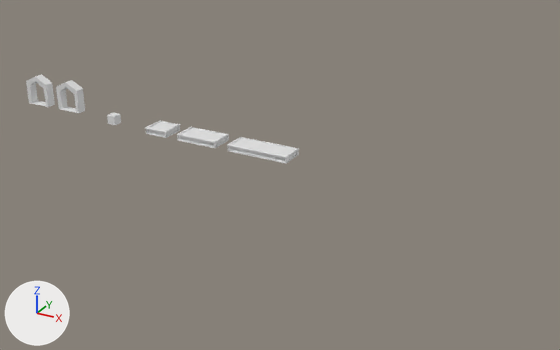
The Blender file Assets/ApiXizuki/Platforms.blend as it was, and as the next commit left it.
One viewpoint serves both versions: a 50 mm lens placed at (107.7, -121.6, 56.2), pointed at (44.6, -6.9, -1.2). Arrows for +X, +Y and +Z are at lower left; the lights stay in place.
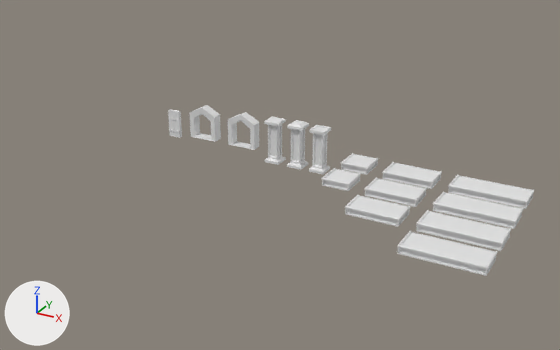
Changed parts and their boxes [x1, y1, x2, y2] in the pictures (560 x 350 px):
'Cube.002', moved
    before: [227, 137, 299, 163]
    after: [448, 175, 534, 209]
'Cube.014', added
    after: [397, 231, 498, 276]
'Cube.010', added
    after: [416, 210, 511, 251]
'Cube.008', added
    after: [433, 191, 524, 229]
'Cube.001', moved
    before: [177, 126, 229, 148]
    after: [382, 162, 442, 189]
'Cube.003', moved
    before: [56, 80, 85, 113]
    after: [227, 112, 259, 150]
'Cube.004', moved
    before: [26, 74, 55, 107]
    after: [189, 105, 221, 142]
'Cube.012', added
    after: [345, 195, 411, 227]
'Cube.011', added
    after: [364, 177, 427, 207]
'Cube', moved
    before: [145, 120, 181, 138]
    after: [341, 153, 378, 175]
'Cube.005', reshaped, moved (53% wider, 292% taller)
    before: [107, 113, 121, 125]
    after: [287, 120, 309, 170]
'Cube.006', added
    after: [309, 125, 331, 174]
'Cube.007', added
    after: [264, 117, 286, 165]
'Cube.013', added
    after: [321, 168, 361, 191]
'Cube.009', added
    after: [168, 109, 182, 138]

The change, as a list of edits to the scene's bpy script:
```text
Change me_cube_001:
    remove me_cube_001.from_pydata(...)  # 8 vertices, 6 faces; spans x -1.0..1.0, y -1.0..1.0, z -1.0..1.0
    add me_cube_001.from_pydata(...)  # 60 vertices, 58 faces; spans x -1.5..1.5, y -1.5..1.5, z -1.8..7.01
    me_cube_001 part 1
    4 vertices are removed from x -1.0..1.0, y -1.0..1.0, z 1.0
    6 faces are deleted
    32 vertices are added at x -1.5..1.0, y -1.5..1.5, z -1.8..7.01
    8 new vertices lie (3.0, 0.0, 0.0) away from vertices in x -1.5, y -1.5..1.5, z -1.8..6.57
    8 new vertices lie (0.0, 0.0, 6.12) away from vertices in x -1.0..1.0, y -1.0..1.0, z -0.7
    8 new vertices lie (0.0, 0.0, 5.73) away from vertices in x -0.81..0.7, y -0.76..0.9, z -0.47
    58 new faces join them
Change ob_cube:
    ob_cube.location: (13.0, 0.0, 0.0) -> (57.3, 0.1, 1.1)
Change ob_cube_001:
    ob_cube_001.location: (23.0, 0.0, 0.0) -> (67.4, 0.0, 1.0)
Change ob_cube_002:
    ob_cube_002.location: (37.0, 0.0, 0.0) -> (81.4, 0.0, 1.0)
Change ob_cube_003:
    ob_cube_003.location: (-12.0, 0.0, 0.0) -> (32.7, 0.0, 0.0)
Change ob_cube_004:
    ob_cube_004.location: (-21.0, 0.0, 0.0) -> (23.7, 0.0, 0.0)
Change ob_cube_005:
    ob_cube_005.location: (0.0, 0.0, 0.0) -> (44.7, 0.0, 0.0)
Add ob_cube_014:
    ob_cube_014 = bpy.data.objects.new('Cube.014', me_cube_016)  # 153 vertices, 154 faces; spans x -6.61..6.61, y -2.55..2.67, z -0.7..0.73; in mat_material_008 (white #e7e7e7)
    ob_cube_014.location = (81.4, -24.0, 1.0)
Add ob_cube_013:
    ob_cube_013 = bpy.data.objects.new('Cube.013', me_cube_015)  # 153 vertices, 154 faces; spans x -2.61..2.61, y -2.55..2.67, z -0.7..0.73; in mat_material_007 (white #e7e7e7)
    ob_cube_013.location = (57.3, -7.9, 1.1)
Add ob_cube_012:
    ob_cube_012 = bpy.data.objects.new('Cube.012', me_cube_014)  # 153 vertices, 154 faces; spans x -4.61..4.61, y -2.55..2.67, z -0.7..0.73; in mat_material_006 (white #e7e7e7)
    ob_cube_012.location = (67.4, -16.0, 1.0)
Add ob_cube_011:
    ob_cube_011 = bpy.data.objects.new('Cube.011', me_cube_013)  # 153 vertices, 154 faces; spans x -4.61..4.61, y -2.55..2.67, z -0.7..0.73; in mat_material_005 (white #e7e7e7)
    ob_cube_011.location = (67.4, -8.0, 1.0)
Add ob_cube_010:
    ob_cube_010 = bpy.data.objects.new('Cube.010', me_cube_012)  # 153 vertices, 154 faces; spans x -6.61..6.61, y -2.55..2.67, z -0.7..0.73; in mat_material_002 (white #e7e7e7)
    ob_cube_010.location = (81.4, -16.0, 1.0)
Add ob_cube_008:
    ob_cube_008 = bpy.data.objects.new('Cube.008', me_cube_011)  # 153 vertices, 154 faces; spans x -6.61..6.61, y -2.55..2.67, z -0.7..0.73; in mat_material_001 (white #e7e7e7)
    ob_cube_008.location = (81.4, -8.0, 1.0)
Add ob_cube_009:
    ob_cube_009 = bpy.data.objects.new('Cube.009', me_cube_010)  # 40 vertices, 38 faces; spans x -1.32..1.32, y -0.44..0.44, z -1.0..4.55
    ob_cube_009.location = (16.2, 0.0, 0.0)
Add ob_cube_007:
    ob_cube_007 = bpy.data.objects.new('Cube.007', me_cube_008)  # 56 vertices, 54 faces; spans x -1.5..1.5, y -1.5..1.5, z -1.8..6.57
    ob_cube_007.location = (39.7, 0.0, 0.0)
Add ob_cube_006:
    ob_cube_006 = bpy.data.objects.new('Cube.006', me_cube_005)  # 64 vertices, 62 faces; spans x -1.5..1.5, y -1.5..1.5, z -1.8..6.57
    ob_cube_006.location = (49.3, 0.0, 0.0)
```
